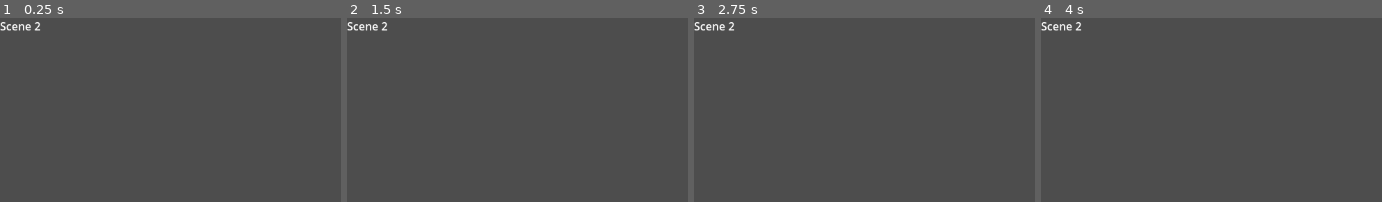
Above: before the commit, frames 1-4 (left to right).
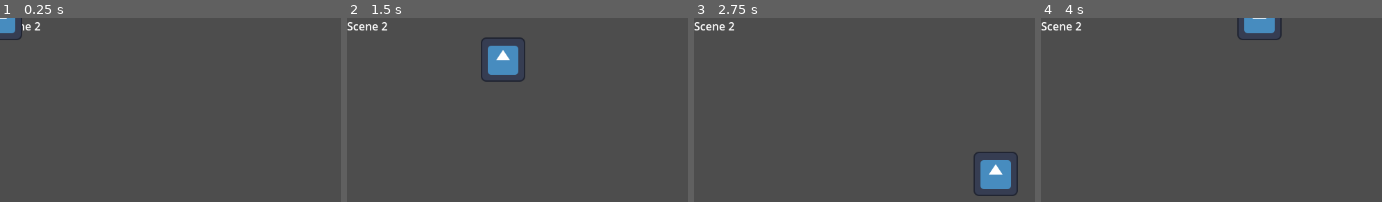
Above: after the commit, the same moments.

Repository: Opuhlos/Singleton-Scene-Transition
Game: Godot game, scene res://rooms/scene_2.tscn
Same seed, same stepped clock (60 frames per second), same inputs: the game is played once before the commit and once after it. The project has no main scene, so this scene is started directly. The engine's default icon, where the game draws it, is replaced by a stand-in: a white triangle on a blue panel in a dark square.
Inputs:
- Up to frame 1 (0.25 s): no input
- Up to frame 2 (1.5 s): tap Enter at 0.5 s; hold D (right) 0.53-1.28 s; hold S (down) from 1.28 s (still down)
- Up to frame 3 (2.75 s): release S (down) at 2.03 s; hold D (right) from 2.03 s (still down)
- Up to frame 4 (4 s): release D (right) at 2.78 s; hold W (up) 2.78-3.53 s; hold A (left) from 3.53 s (still down)

The runs differ from the first frame. In frame 1, 0.5% of the frame differs, in the area x 0-7%, y 0-12%; in frame 2, 1.9%, in the area x 39-53%, y 10-35%; in frame 3, 1.8%; in frame 4, 1.0%.

Commit message:
seamless scene transition

Diff:
--- a/project/managers/scene_manager.gd
+++ b/project/managers/scene_manager.gd
@@ -3,6 +3,7 @@
 signal transition_scene(scene_path: String)
 
 var current_scene: Node = null
+var player_last_vector: Vector2
 
 func _ready() -> void:
 	# Set the current scene
--- /dev/null
+++ b/project/rooms/scene_2.gd
@@ -0,0 +1,7 @@
+extends Node2D
+
+@export var player: Area2D
+
+func _ready() -> void:
+	if SceneManager.player_last_vector:
+		player.position.y = SceneManager.player_last_vector.y
--- a/project/rooms/scene_2.tscn
+++ b/project/rooms/scene_2.tscn
@@ -1,8 +1,15 @@
-[gd_scene format=3 uid="uid://512qpgd41k6i"]
+[gd_scene load_steps=3 format=3 uid="uid://512qpgd41k6i"]
 
-[node name="Scene_2" type="Node2D"]
+[ext_resource type="Script" uid="uid://dm2tj4lxav8ti" path="res://rooms/scene_2.gd" id="1_jvia3"]
+[ext_resource type="PackedScene" uid="uid://dtruadqs6ns8j" path="res://entities/player/player.tscn" id="2_k8sif"]
+
+[node name="Scene_2" type="Node2D" node_paths=PackedStringArray("player")]
+script = ExtResource("1_jvia3")
+player = NodePath("Player")
 
 [node name="Label" type="Label" parent="."]
 offset_right = 40.0
 offset_bottom = 23.0
 text = "Scene 2"
+
+[node name="Player" parent="." instance=ExtResource("2_k8sif")]
--- a/project/transition_area.gd
+++ b/project/transition_area.gd
@@ -7,4 +7,8 @@
 	pass
 
 func _on_area_entered(area: Area2D):
+	print(area.position)
+	SceneManager.player_last_vector = area.position
+	# You could just do this with a function call to the function that
+	# actually changes the scene but I wanted to use signals for fun
 	SceneManager.transition_scene.emit("res://rooms/scene_2.tscn")
Not shown, added: project/rooms/scene_2.gd.uid
